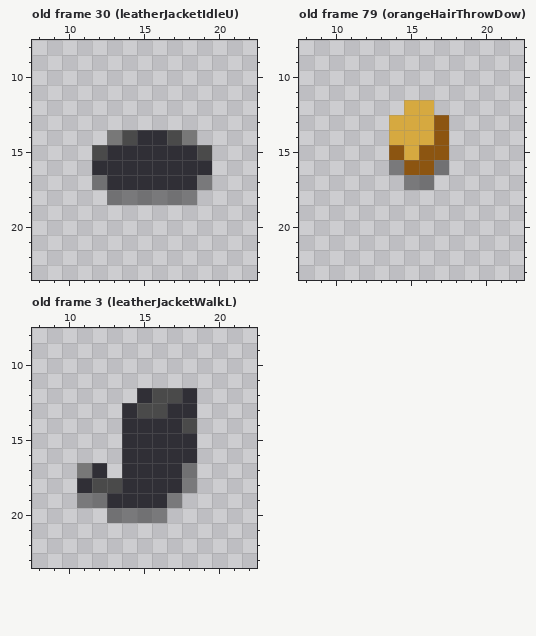
File history of a pixel-art file, src/character.ase. The picture above was drawn from the file before the commit.
512x512 pixels, 80 frames. Shown: old frame 30 (leatherJacketIdleU): x 8..22, y 8..23; old frame 79 (orangeHairThrowDow): x 8..22, y 8..23; old frame 3 (leatherJacketWalkL): x 8..22, y 8..23. The old version is drawn lined up with the new one, on the new canvas. The commit also changed other frames, which this record leaves out.
And afterwards:
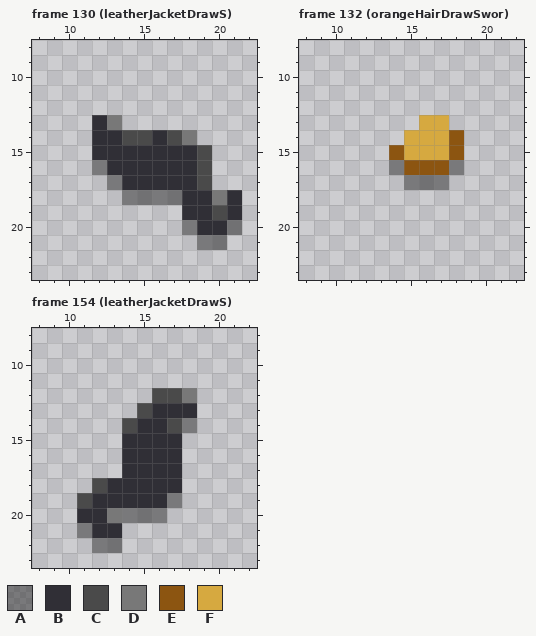
Palette (. is transparent): A #00000068  B #302f36  C #4a4a4a  D #787878  E #8c5511  F #d6a940
A new or re-ordered frame is compared with the old frame closest to it.
Author's note on the commit: Added sword animations.
Change:
canvas 512x512 -> 32x32, the old top-left corner now at -240,-240 (the part of the old canvas that was cut away was empty and is not shown)
frames 80 -> 176
Frame 130 (leatherJacketDrawS) is new; against old frame 30 (leatherJacketIdleU):
Colour A is added in row 20 at x 18 and 21; in row 21 at x 19 to 20.
Colour A replaces colour B in row 16 at x 12; in row 17 at x 13.
Colour B is added in rows 13 to 14 at x 12; in row 18 at x 19 and 21; in row 19 at x 18 to 19 and 21; in row 20 at x 19 to 20.
Colour B replaces colour A in row 18 at x 18.
Colour B replaces colour C in row 15 at x 12.
Colour B replaces colour D in row 14 at x 13.
Colour C is added in row 19 at x 20.
Colour C replaces colour A in row 17 at x 19.
Colour C replaces colour B in row 14 at x 15; in row 16 at x 19.
Colour D is added in row 13 at x 13; in row 18 at x 20.
The edit erases colour A in row 17 at x 12; in row 18 at x 13.
Frame 132 (orangeHairDrawSwor) is new; against old frame 79 (orangeHairThrowDow):
Colour A is added in row 16 at x 18; in row 17 at x 17.
Colour E is added in rows 14 to 15 at x 18.
Colour E replaces colour A in row 16 at x 17.
Colour F replaces colour E in rows 13 to 14 at x 17; in row 15 at x 16 to 17.
The edit erases colour F in row 12 at x 15 to 16; in row 13 at x 14 to 15; in row 14 at x 14.
Frame 154 (leatherJacketDrawS) is new; against old frame 3 (leatherJacketWalkL):
Colour A is added in row 21 at x 11; in row 22 at x 12 to 13.
Colour A replaces colour C in row 14 at x 18.
Colour B is added in row 20 at x 11 to 12; in row 21 at x 12 to 13.
Colour B replaces colour A in row 19 at x 12.
Colour B replaces colour C in row 13 at x 16; in row 18 at x 13.
Colour C replaces colour A in row 19 at x 11.
Colour C replaces colour B in row 14 at x 14 and 17.
Colour D replaces colour A in row 20 at x 13.
Colour D replaces colour B in row 12 at x 18.
The edit erases colour A in rows 17 to 18 at x 18.
The edit erases colour B in row 12 at x 15; in row 13 at x 14; in rows 15 to 16 at x 18; in row 17 at x 12; in row 18 at x 11.
The edit erases colour D in row 17 at x 11.
